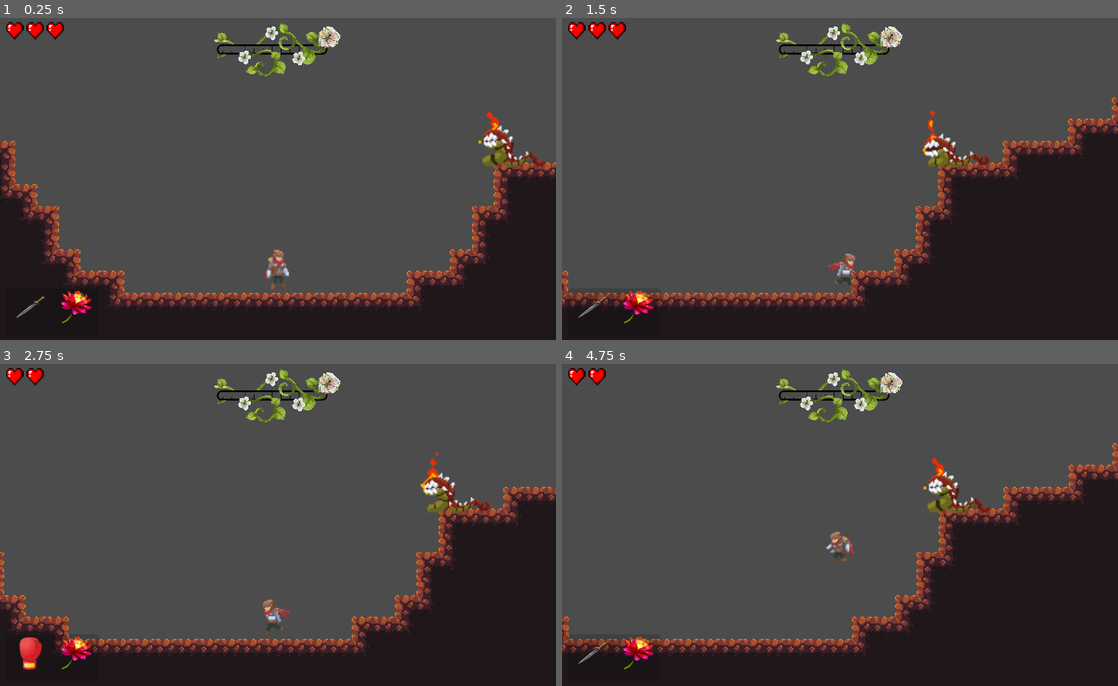
Above: before the commit, frames 1-4 (two rows, left to right).
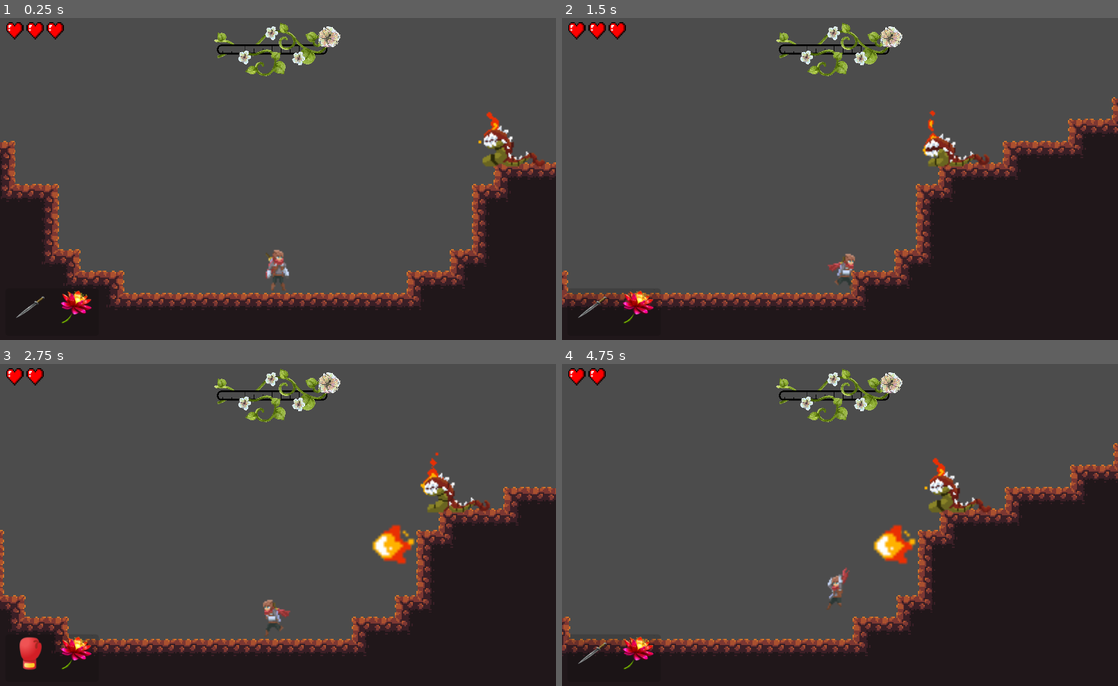
Above: after the commit, the same moments.

Repository: BigTzu/Rain
Game: Godot game, scene res://src/Levels/Prototype Boss Stage.tscn
The game is run twice, just before and just after one commit, with the same random seed, the same clock (stepped at 60 frames per second) and the same inputs. This scene is started directly instead of the project's main scene.
Inputs (mouse positions are in pixels of both pictures, inside the frame that each line leads up to):
- Up to frame 1 (0.25 s): no input
- Up to frame 2 (1.5 s): move the mouse to (962, 159) at 0.52 s; hold D (right) from 0.53 s (still down); click (962, 159) at 0.6 s; tap Space (jump) at 0.77 s; move the mouse to (728, 195) at 1.27 s; right-click (728, 195) at 1.35 s
- Up to frame 3 (2.75 s): tap Space (jump) at 1.52 s; move the mouse to (333, 450) at 2.02 s; release D (right) at 2.03 s; hold Q (left) from 2.03 s (still down); hold F from 2.03 s (still down)
- Up to frame 4 (4.75 s): move the mouse to (812, 589) at 2.77 s; release Q (left) at 2.78 s; release F at 2.78 s; hold D (right) 2.78-4.28 s; tap G at 2.85 s; tap Space (jump) at 3.02, 3.77, 4.52 s; move the mouse to (1006, 573) at 3.52 s; click (1006, 573) at 3.6 s; move the mouse to (673, 473) at 4.27 s; hold Q (left) from 4.28 s (still down); right-click (673, 473) at 4.35 s

The runs differ from the first frame. In frame 1, 1.1% of the frame differs, in the area x 3-92%, y 51-64%; in frame 2, 0.6%; in frame 3, 1.2%; in frame 4, 3.6%, in the area x 0-100%, y 24-91%.

Commit message:
[MOD] Correct level ending script

Diff:
--- /dev/null
+++ b/Scripts/Level_End_Animation.gd
@@ -0,0 +1,45 @@
+extends Panel
+
+var counter = 0
+var timer = Timer.new()
+
+func _ready():
+	$Sentence_2.visible = false
+	$Sentence_3.visible = false
+	$Sentence_4.visible = false
+	$Sentence_5.visible = false
+	timer.set_wait_time( 5 )
+	timer.set_one_shot(true)
+	add_child(timer)
+	timer.connect("timeout", self, "_on_Timer_timeout")
+	timer.set_timer_process_mode(0)
+	timer.start()
+	$Sentence_1.startAnimation()
+	pass
+
+func _on_Timer_timeout():
+	match counter:
+		0:
+			$Sentence_1.visible = false
+			$Sentence_2.visible = true
+			$Sentence_2.startAnimation()
+			counter += 1
+		1:
+			$Sentence_2.visible = false
+			$Sentence_3.visible = true
+			$Sentence_3.startAnimation()
+			timer.set_wait_time( 7 )
+			counter += 1
+		2:
+			$Sentence_3.visible = false
+			$Sentence_4.visible = true
+			$Sentence_4.startAnimation()
+			timer.set_wait_time( 10 )
+			counter += 1
+		3:
+			$Sentence_4.visible = false
+			$Sentence_5.visible = true
+			$Sentence_5.startAnimation()
+			timer.set_wait_time( 10 )
+			counter += 1
+	timer.start()
--- a/src/Levels/Level_ending.tscn
+++ b/src/Levels/Level_ending.tscn
@@ -1,6 +1,6 @@
 [gd_scene load_steps=5 format=2]
 
-[ext_resource path="res://Scripts/Level_0_Animation.gd" type="Script" id=1]
+[ext_resource path="res://Scripts/Level_End_Animation.gd" type="Script" id=1]
 [ext_resource path="res://Scripts/AnimationText.gd" type="Script" id=2]
 [ext_resource path="res://src/sound/intro.wav" type="AudioStream" id=3]
 
@@ -88,7 +88,7 @@
 margin_bottom = 331.0
 bbcode_enabled = true
 bbcode_text = "And they all lived happily ever after..."
-text = "And they all lived happily ever after..."
+text = "End."
 script = ExtResource( 2 )
 __meta__ = {
 "_edit_use_anchors_": false
--- a/src/Levels/Prototype Boss Stage.tscn
+++ b/src/Levels/Prototype Boss Stage.tscn
@@ -13,7 +13,7 @@
 tile_set = ExtResource( 1 )
 cell_size = Vector2( 16, 16 )
 format = 1
-tile_data = PoolIntArray( -851986, 0, 1, -851985, 0, 3, -786 …(1892 unchanged characters)…  65538, -393226, 0, 131078, -393225, 0, 3, -458739, 0, 65537, -458738, 0, 65538, -458737, 0, 65538, -458736, 0, 65538, -458735, 0, 65538, -458734, 0, 65538, -458733, 0, 65538, -458732, 0, 65538, -458731, 0, 65538, -458730, 0, 65538, -458729, 0, 65538, -458728, 0, 65538, -458727, 0, 65538, -458726, 0, 65538, -458725, 0, 65538, -458724, 0, 262150, -458723, 0, 196610, -458722, 0, 196611, -327702, 0, 65537, -327701, 0, 65538, -327700, 0, 65538, -327699, 0, 65538, -327698, 0, 65538, -327697, 0, 65538, -327696, 0, 65538, -327695, 0, 65538, -327694, 0, 65538, -327693, 0, 65538, -327692, 0, 65538, -327691, 0, 65538, -327690, 0, 65538, -327689, 0, 131078, -327688, 0, 3, -393204, 0, 1, -393203, 0, 131079, -393202, 0, 65538, -393201, 0, 65538,  …(7339 unchanged characters)…
+tile_data = PoolIntArray( -851986, 0, 1, -851985, 0, 3, -786 …(1892 unchanged characters)…  65538, -393226, 0, 131078, -393225, 0, 2, -393224, 0, 3, -458740, 0, 1, -458739, 0, 131079, -458738, 0, 65538, -458737, 0, 65538, -458736, 0, 65538, -458735, 0, 65538, -458734, 0, 65538, -458733, 0, 65538, -458732, 0, 65538, -458731, 0, 65538, -458730, 0, 65538, -458729, 0, 65538, -458728, 0, 65538, -458727, 0, 65538, -458726, 0, 65538, -458725, 0, 65538, -458724, 0, 262150, -458723, 0, 196610, -458722, 0, 196611, -327702, 0, 65537, -327701, 0, 65538, -327700, 0, 65538, -327699, 0, 65538, -327698, 0, 65538, -327697, 0, 65538, -327696, 0, 65538, -327695, 0, 65538, -327694, 0, 65538, -327693, 0, 65538, -327692, 0, 65538, -327691, 0, 65538, -327690, 0, 65538, -327689, 0, 65538, -327688, 0, 65539, -393204, 0, 65537, -393203, 0, 65538, -393202, 0, 65538, -393201, 0, 65538,  …(7339 unchanged characters)…
 
 [node name="FireWormBoss" parent="." instance=ExtResource( 3 )]
 position = Vector2( 220, -138 )
